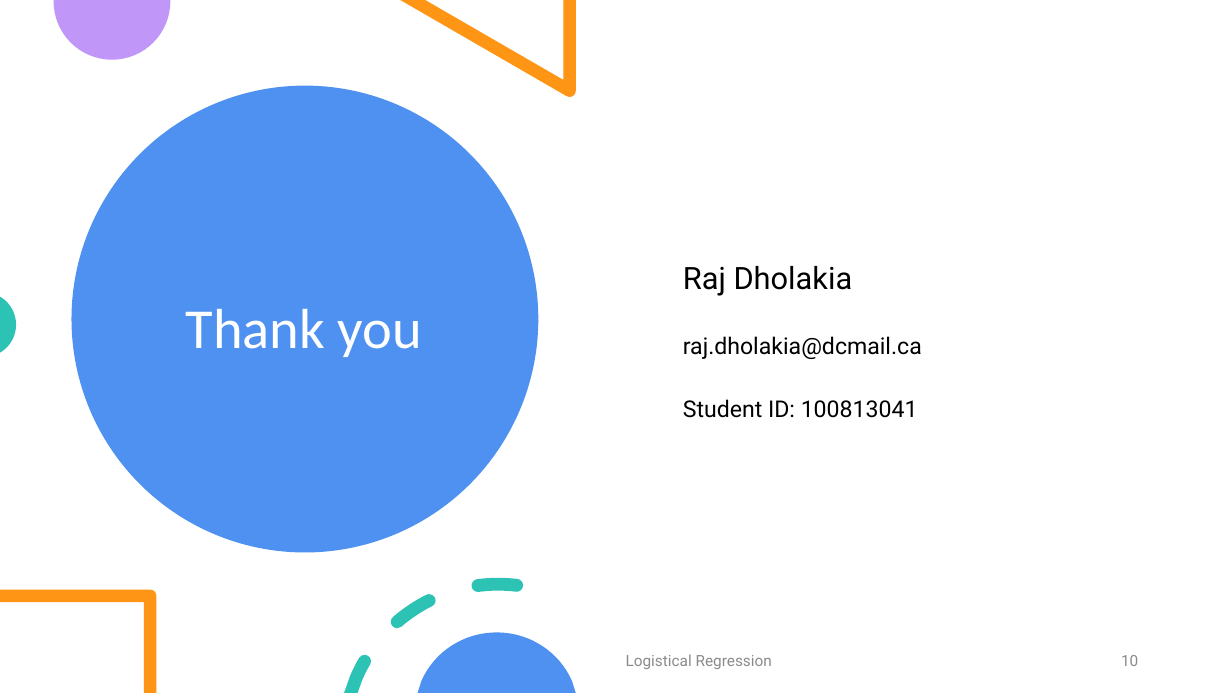
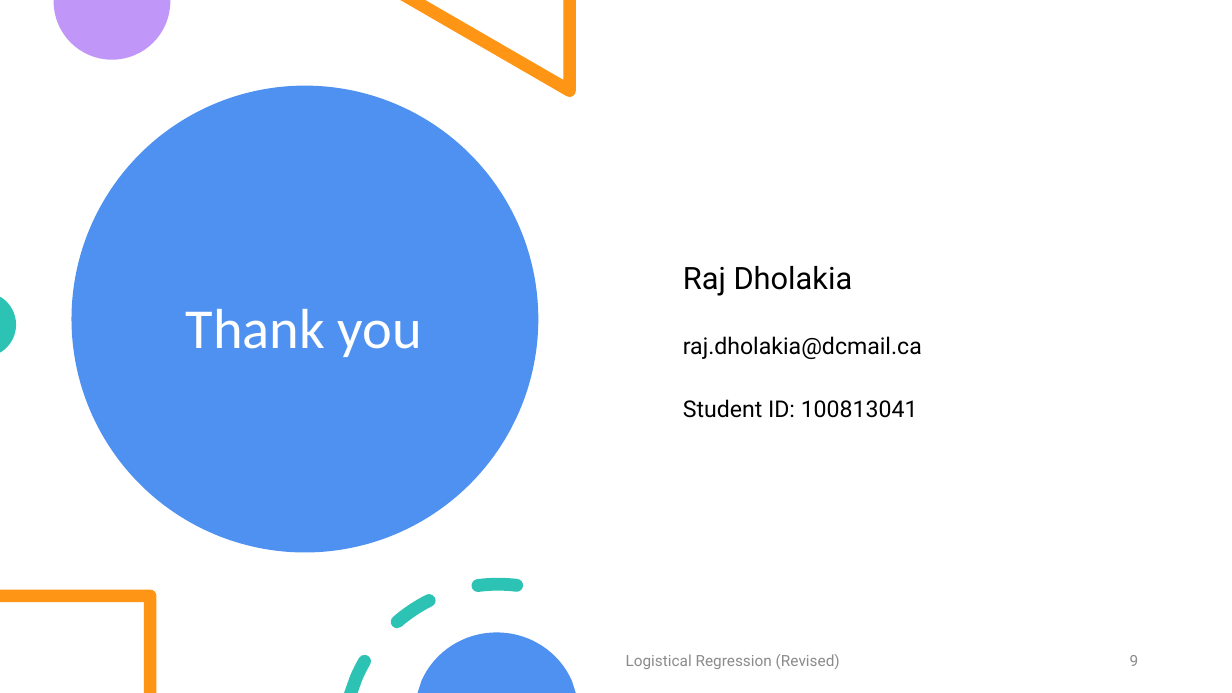
Before and after one commit to radroid/ml-algorithms-assignments, a slide deck: slide 9 of logistical_regression/Logistical Regression - Assignment 2.pptx (slide 10 before the commit). Drawn at 1232x693 pixels with LibreOffice and Linux fonts; fonts in the diff are those of the drawing. Boxes give left, top, right and bottom in pixels: in the first picture for what was removed or moved away, otherwise in the second. Text is boxed around its words. In the diff, an @@ line names an element or a change of style, - is before the commit and + after.

Commit message:
Update Logistical Regression - Assignment 2.pptx
Update presentation with new results

```diff
--- a/logistical_regression/Logistical Regression - Assignment 2.pptx
+++ b/logistical_regression/Logistical Regression - Assignment 2.pptx
@@ text at [626,654,840,669]: text changed @@
-Logistical Regression
+Logistical Regression (Revised)
@@ page number at [1130,655,1139,666]: text changed @@
-10
+9
```
Also in this commit, not shown: 7 other slides changed, 1 slide removed.
